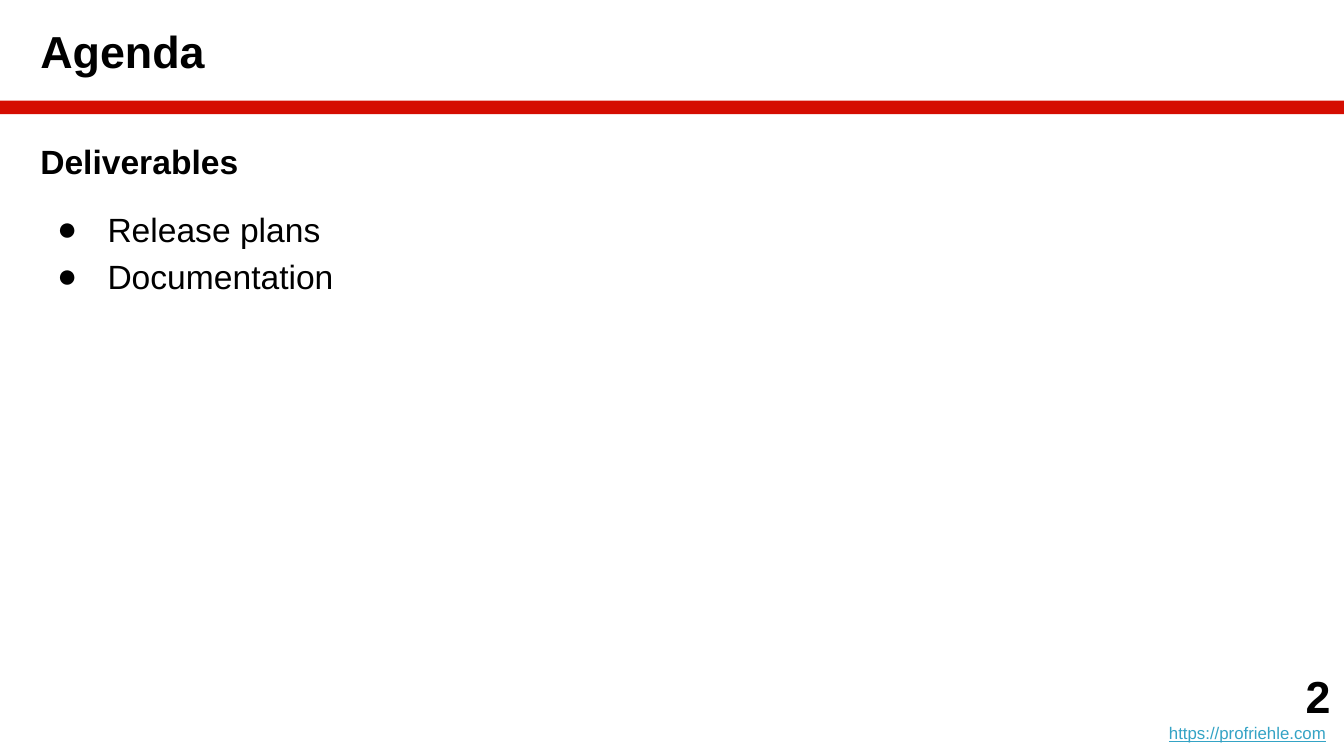
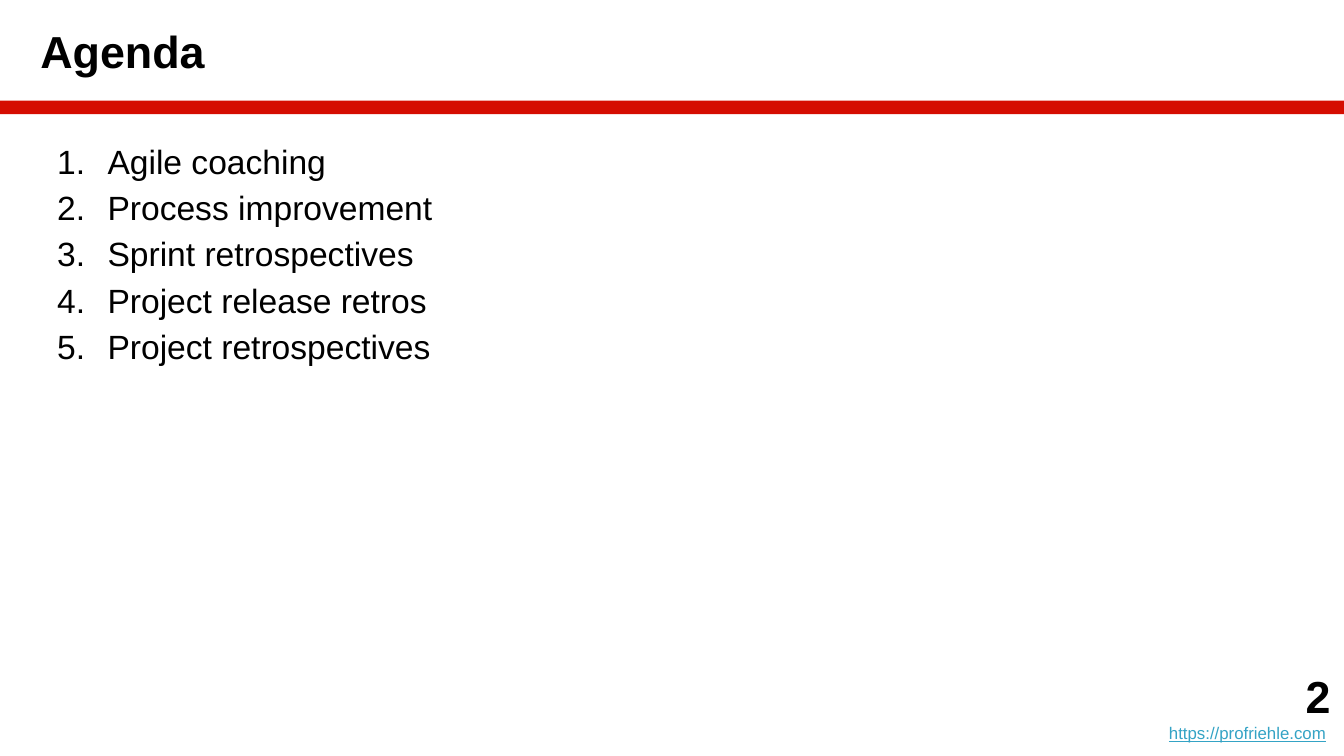
Before and after one commit to dirkriehle/amos-course, a slide deck: slide 2 of Lecture slides/AMOS B06 - Agile Coaching.pptx. Drawn at 1344x756 pixels with LibreOffice and Linux fonts; fonts in the diff are those of the drawing. Boxes give left, top, right and bottom in pixels: in the first picture for what was removed or moved away, otherwise in the second. Text is boxed around its words. In the diff, an @@ line names an element or a change of style, - is before the commit and + after.

Commit message:
Updated slides, nearing a first alpha release!

```diff
--- a/Lecture slides/AMOS B06 - Agile Coaching.pptx
+++ b/Lecture slides/AMOS B06 - Agile Coaching.pptx
@@ text at box(108, 149, 432, 365): text changed @@
-Deliverables
-● Release plans
-● Documentation
+1. Agile coaching
+2. Process improvement
+3. Sprint retrospectives
+4. Project release retros
+5. Project retrospectives
```
Also in this commit, not shown: 1 other slide changed, 18 slides added, 3 slides removed, 8 other files.
